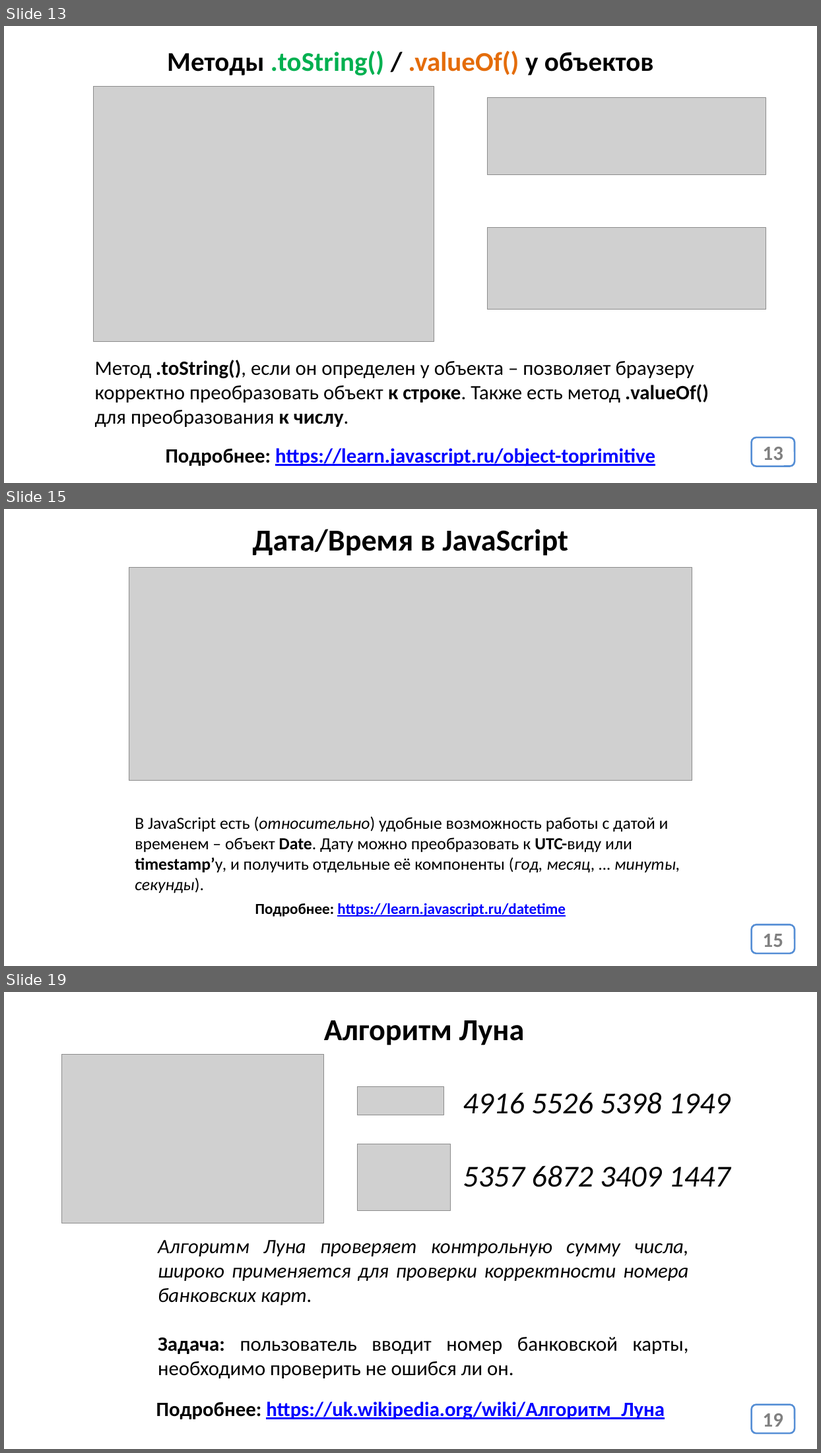
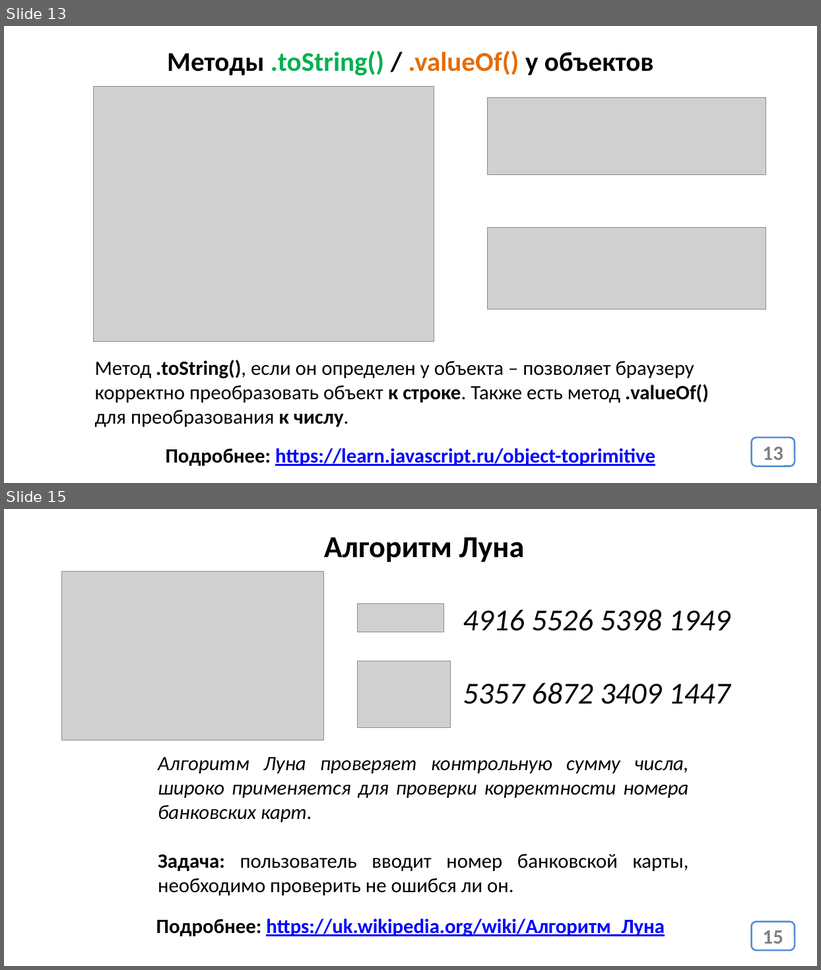
Before and after one commit to javascript-course-18-ortdnipro/lesson05, a slide deck: lesson05.pptx. Shown one above the other, each under a label of ours: slides 13, 15 and 19 before the commit, slides 13 and 15 after it; the slides between them are not shown. The pictures are 821x1453 and 821x970 pixels, drawn with LibreOffice and Linux fonts; fonts in the diff are those of the drawing; grey boxes stand for pictures. Boxes give left, top, right and bottom in pixels: in the first picture for what was removed or moved away, otherwise in the second. Text is boxed around its words. In the diff, an @@ line names an element or a change of style, - is before the commit and + after.

```diff
--- a/lesson05.pptx
+++ b/lesson05.pptx
@@ slide 15 removed at <box>4,509,817,966</box>, background #FFFFFF @@
@@ title removed at <box>253,529,568,556</box> @@
-Дата/Время в JavaScript
@@ picture removed at <box>129,568,692,781</box> @@
@@ text removed at <box>135,817,680,894</box> @@
-В JavaScript есть (относительно) удобные возможность работы с датой и временем – объект Date. Дату можно преобразовать к UTC-виду или timestamp’у, и получить отдельные её компоненты (год, месяц, … минуты, секунды).
@@ text removed at <box>255,903,566,917</box> @@
-Подробнее: https://learn.javascript.ru/datetime
@@ page number removed at <box>752,925,795,954</box> @@
-15
@@ what was slide 19 is now slide 15 @@
@@ page number at <box>763,931,783,944</box>: text changed @@
-19
+15
```
Also in this commit, not shown: 1 slide changed, 3 other slides removed, 1 other file.
